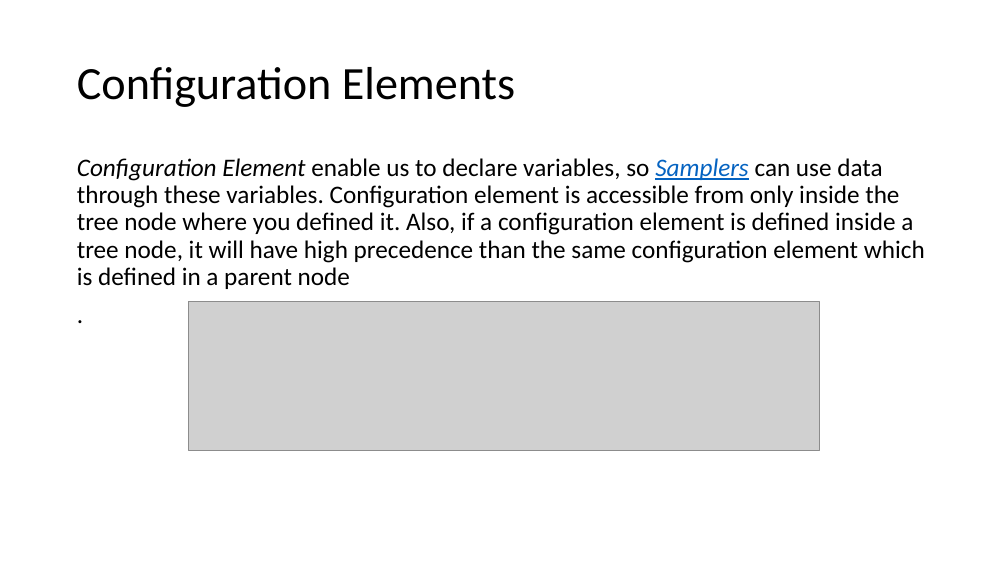
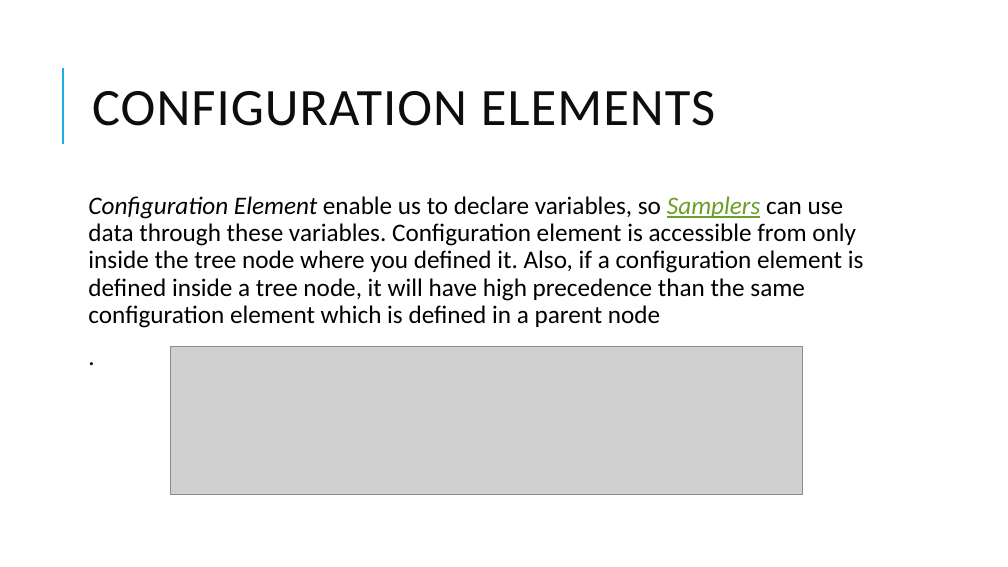
Before and after one commit to skandhwa/SimplilearnNew, a slide deck: slide 14 of Load Testing -Jmeter.pptx. Drawn at 1008x567 pixels with LibreOffice and Linux fonts; fonts in the diff are those of the drawing; grey boxes stand for pictures. Boxes give left, top, right and bottom in pixels: in the first picture for what was removed or moved away, otherwise in the second. Text is boxed around its words. In the diff, an @@ line names an element or a change of style, - is before the commit and + after.

```diff
--- a/Load Testing -Jmeter.pptx
+++ b/Load Testing -Jmeter.pptx
@@ line added from (63, 144) to (63, 68), #1CADE4 1.5 pt @@
@@ title at (92,91,715,126): text changed; size 44 to 50 pt; text colour #000000 to #0D0D0D @@
-Configuration Elements
+CONFIGURATION ELEMENTS
@@ text "Configuration Element enable us to ...": place and size @@
-text "Configuration Element enable us to ..." at (77,158,925,289)
+text "Configuration Element enable us to ..." at (88,196,864,328)
@@ text "Configuration Element enable us to ..." at (88,196,864,328): text colour #0563C1 to #6B9F25 in "Samplers"; more space between paragraphs @@
@@ picture: place and size @@
-picture at (188,302,820,451)
+picture at (171,346,802,495)
```
Also in this commit, not shown: 18 other slides changed, 14 slides added, 7 other files.
